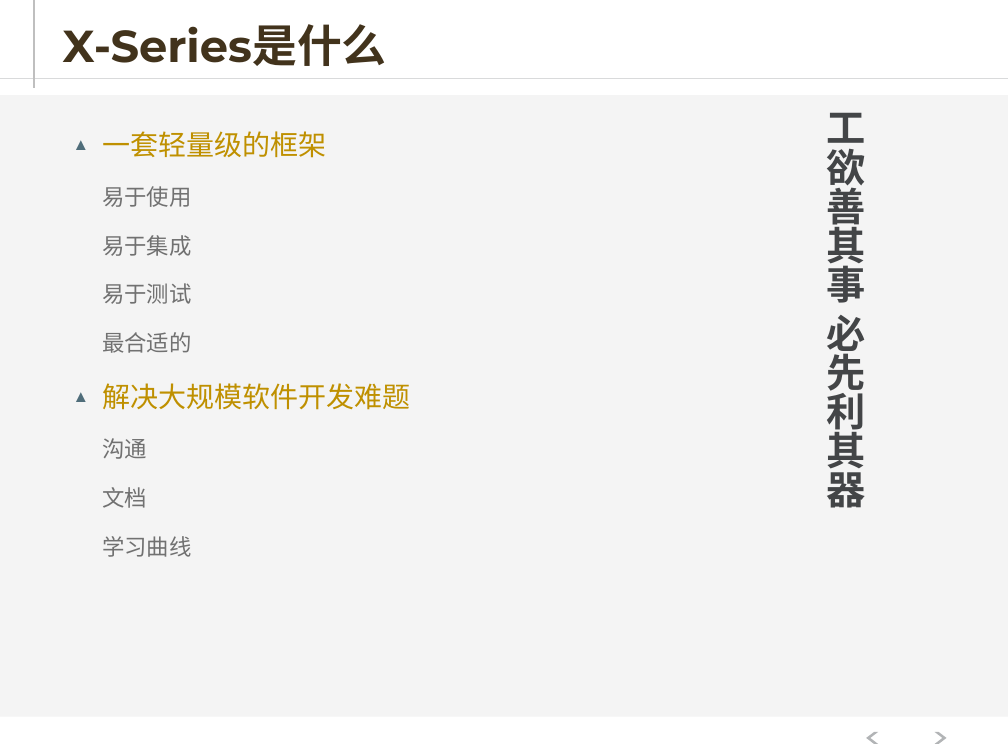
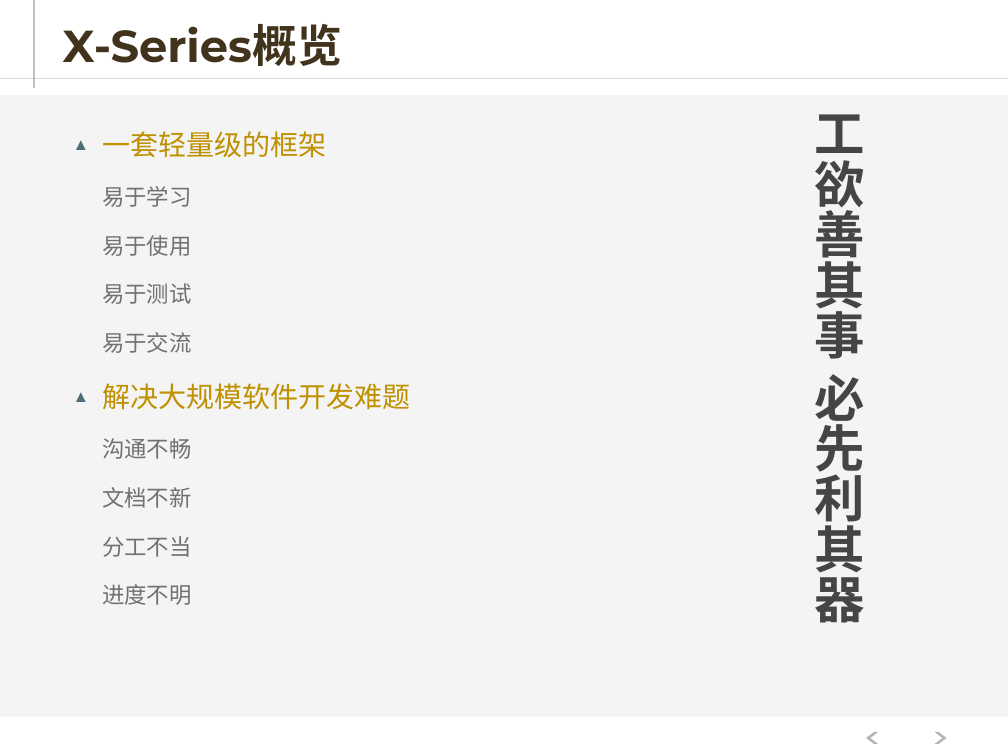
Before and after one commit to hejiehui/xross-tools-installer, a slide deck: slide 14 of doc/X-Series - 中文.pptx (slide 2 before the commit). Drawn at 1008x756 pixels with LibreOffice and Linux fonts; fonts in the diff are those of the drawing. Boxes give left, top, right and bottom in pixels: in the first picture for what was removed or moved away, otherwise in the second. Text is boxed around its words. In the diff, an @@ line names an element or a change of style, - is before the commit and + after.

```diff
--- a/doc/X-Series - 中文.pptx
+++ b/doc/X-Series - 中文.pptx
@@ title at box(63, 24, 342, 66): text changed @@
-X-Series是什么
+X-Series概览
@@ text "工欲善其事 必先利其器": place and size @@
-text "工欲善其事 必先利其器" at box(827, 112, 866, 515)
+text "工欲善其事 必先利其器" at box(815, 114, 865, 623)
@@ text "工欲善其事 必先利其器" at box(815, 114, 865, 623): size 28 to 36 pt, font Arial to Noto Sans CJK SC @@
@@ text at box(102, 186, 191, 207): paragraph added @@
+    易于学习
@@ text at box(102, 235, 191, 256): paragraph removed @@
-    易于集成
@@ text at box(102, 332, 191, 353): text changed @@
-    最合适的
+    易于交流
@@ text at box(102, 438, 191, 605): text changed @@
-    沟通
-    文档
-    学习曲线
+    沟通不畅
+    文档不新
+    分工不当
+    进度不明
```
Also in this commit, not shown: 27 other slides changed, 11 slides added, 9 slides removed, 1 other file.
